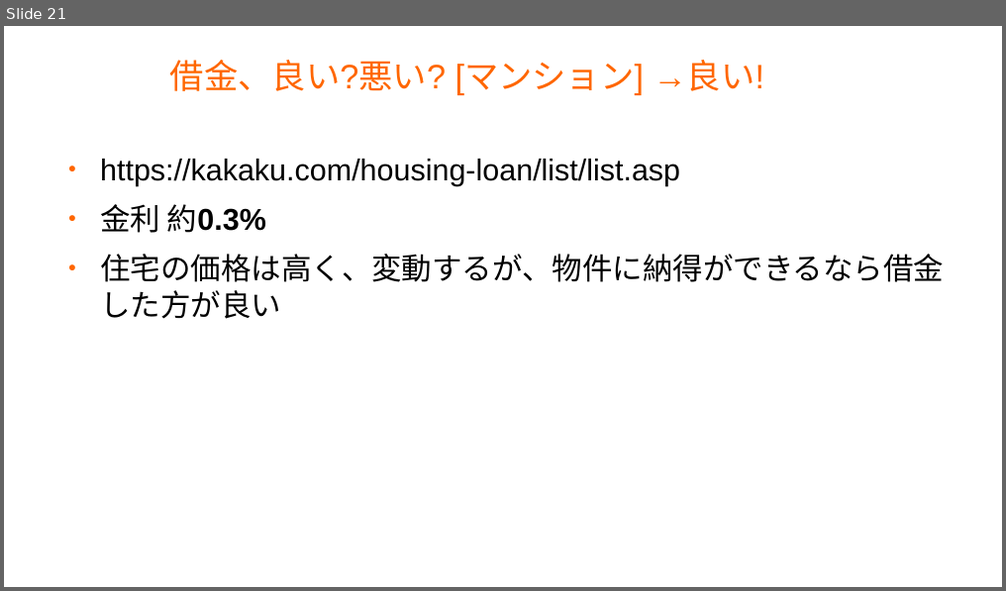
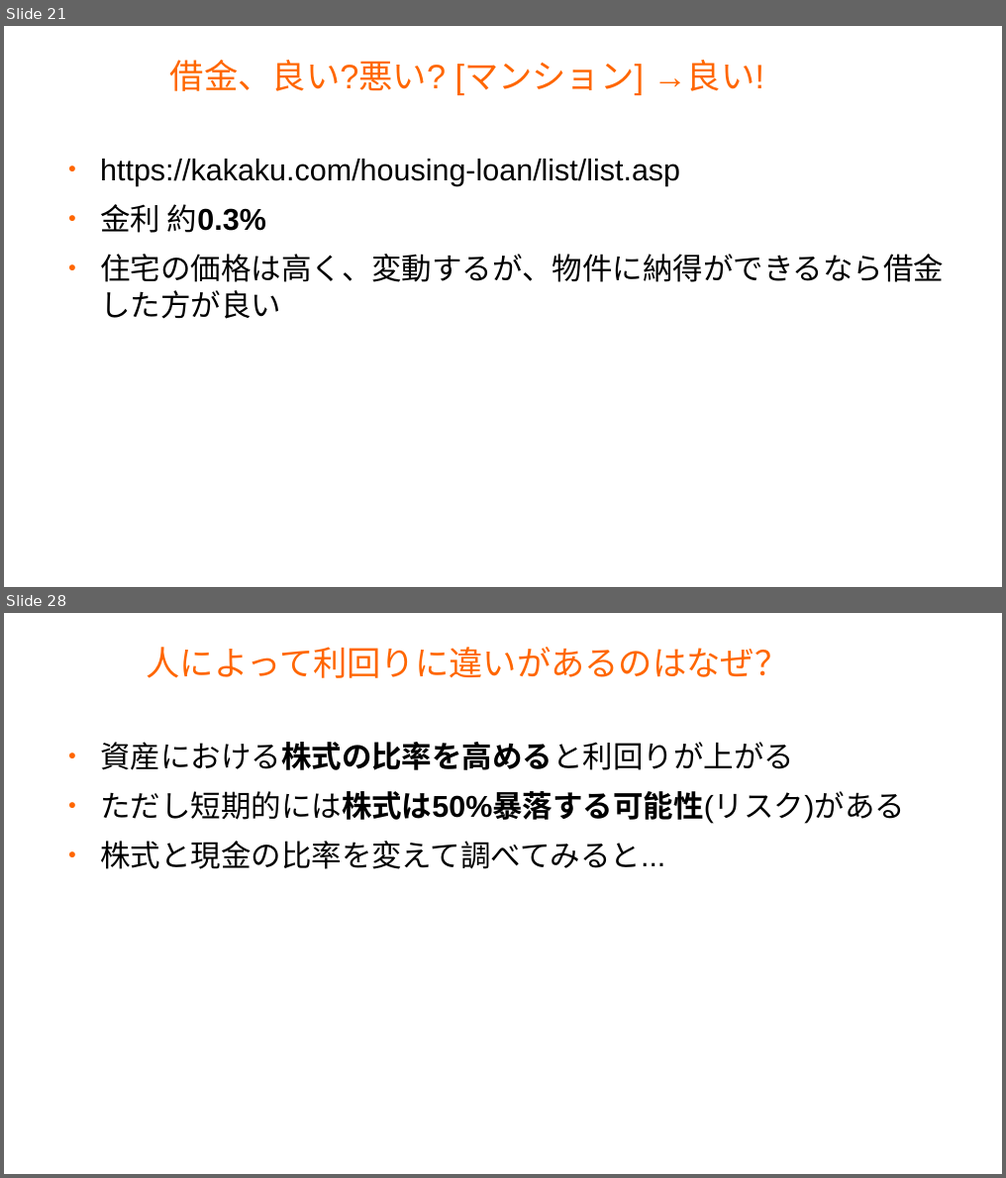
Before and after one commit to master-q/masterq-docs, a slide deck: presentations/20231126-invest_report/20231126-invest_report.odp. Shown one above the other, each under a label of ours: slide 21 before the commit, slides 21 and 28 after it; the slides between them are not shown. The pictures are 1006x591 and 1006x1178 pixels, drawn with LibreOffice and Linux fonts; fonts in the diff are those of the drawing; background and template pictures are left out. Boxes give left, top, right and bottom in pixels: in the first picture for what was removed or moved away, otherwise in the second. Text is boxed around its words. In the diff, an @@ line names an element or a change of style, - is before the commit and + after.

```diff
--- a/presentations/20231126-invest_report/20231126-invest_report.odp
+++ b/presentations/20231126-invest_report/20231126-invest_report.odp
@@ slide 28 added at <box>4,613,1002,1174</box>, background #FFFFFF @@
@@ title added at <box>147,647,789,678</box>, 27 pt, text #FF6600 @@
+人によって利回りに違いがあるのはなぜ？
@@ text added at <box>100,742,905,869</box>, 24 pt, text #000000 @@
+● 資産における株式の比率を高めると利回りが上がる
+● ただし短期的には株式は50%暴落する可能性(リスク)がある
+● 株式と現金の比率を変えて調べてみると...
```
Also in this commit, not shown: 4 slides changed, 10 other slides added.
